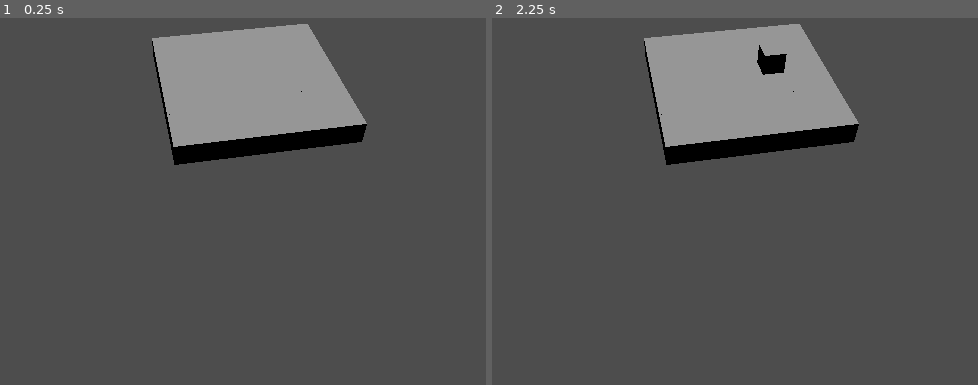
Above: before the commit, frames 1-2 (left to right).
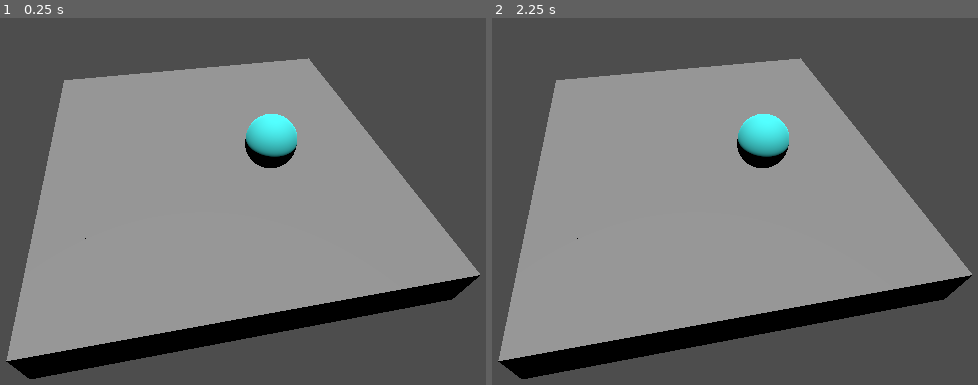
Above: after the commit, the same moments.

Repository: NoLivesRemaining/Sheep-Sling
Game: Godot game, scene res://Scenes/game.tscn
Two runs of this game, one before a commit and one after it. Both use one fixed random seed, a clock stepped at 60 frames per second and the inputs below.
Inputs (mouse positions are in pixels of both pictures, inside the frame that each line leads up to):
- Up to frame 1 (0.25 s): no input
- Up to frame 2 (2.25 s): tap Enter at 0.5, 2 s; move the mouse to (871, 142) at 0.52 s; click (871, 142) at 0.67 s; tap Space at 1.25 s; move the mouse to (535, 186) at 1.27 s; click (535, 186) at 1.42 s; move the mouse to (778, 65) at 2.02 s; click (778, 65) at 2.17 s

The runs differ from the first frame. In frame 1, 54% of the frame differs, in the area x 1-99%, y 1-99%; in frame 2, 54%.

Commit message:
Added and fixed tile selection

Diff:
--- a/Bouncy World/Scenes/game.tscn
+++ b/Bouncy World/Scenes/game.tscn
@@ -1,18 +1,18 @@
-[gd_scene load_steps=3 format=3 uid="uid://bo3ye33dg27kd"]
+[gd_scene load_steps=4 format=3 uid="uid://bo3ye33dg27kd"]
 
 [ext_resource type="PackedScene" uid="uid://dtu0r5vfh2cgj" path="res://Scenes/tile.tscn" id="1_sn8an"]
+[ext_resource type="PackedScene" uid="uid://bd61do5fi5nl5" path="res://Scenes/sheep.tscn" id="2_qt46k"]
 
 [sub_resource type="NavigationMesh" id="NavigationMesh_8kohq"]
-vertices = PackedVector3Array(-6, 0.7, 1, -6, 0.7, 8, 1, 0.7, 8, 1, 0.7, 1)
+vertices = PackedVector3Array(-6, 1, 1, -6, 1, 8, 1, 1, 8, 1, 1, 1)
 polygons = [PackedInt32Array(3, 2, 0), PackedInt32Array(0, 2, 1)]
-cell_height = 0.1
 agent_max_climb = 0.1
 
 [node name="Game" type="Node3D"]
 
 [node name="Camera3D" type="Camera3D" parent="."]
-transform = Transform3D(0.173648, -0.696364, 0.696364, 0, 0.707107, 0.707107, -0.984808, -0.122788, 0.122788, 17, 15, 10)
-fov = 45.0
+transform = Transform3D(0.173648, -0.696364, 0.696364, 0, 0.707107, 0.707107, -0.984808, -0.122788, 0.122788, 3.5884, 6.24163, 5.85842)
+fov = 65.8
 
 [node name="DirectionalLight3D" type="DirectionalLight3D" parent="."]
 transform = Transform3D(1, 0, 0, 0, -4.37114e-08, 1, 0, -1, -4.37114e-08, 0, 2.92746, 0)
@@ -213,3 +213,6 @@
 
 [node name="Tile64" parent="Tiles/NavigationRegion3D" instance=ExtResource("1_sn8an")]
 transform = Transform3D(1, 0, 0, 0, 1, 0, 0, 0, 1, -5, 0, 1)
+
+[node name="Sheep" parent="." instance=ExtResource("2_qt46k")]
+transform = Transform3D(1, 0, 0, 0, 1, 0, 0, 0, 1, -1.29368, 1.72875, 3.66724)
--- a/Bouncy World/Scenes/sheep.tscn
+++ b/Bouncy World/Scenes/sheep.tscn
@@ -1,6 +1,6 @@
 [gd_scene load_steps=5 format=3 uid="uid://bd61do5fi5nl5"]
 
-[ext_resource type="Script" path="res://Scenes/sheepMovement.gd" id="1_gm2r2"]
+[ext_resource type="Script" path="res://Scripts/SheepMovement.gd" id="1_gm2r2"]
 
 [sub_resource type="StandardMaterial3D" id="StandardMaterial3D_vxaql"]
 albedo_color = Color(0.301961, 1, 1, 1)
--- a/Bouncy World/Scenes/sheepMovement.gd
+++ /dev/null
@@ -1,38 +0,0 @@
-extends CharacterBody3D
-
-const speed = 3
-
-@onready var nav_Agent = $NavigationAgent3D
-
-func _physics_process(delta):
-	var current_location = global_transform.origin
-	var next_location = nav_Agent.get_next_location()
-	var new_velocity = (next_location - current_location).normalized() * speed
-
-	nav_Agent.set_velocity(new_velocity)
-
-func _on_navigation_agent_3d_velocity_computed(safe_velocity):
-	velocity = velocity.move_toward(safe_velocity, .25)
-	move_and_slide()
-
-func get_random_pos_in_sphere(radius : float) -> Vector3:
-	var x1 = randf_range (-1, 1)
-	var x2 = randf_range (-1, 1)
-
-	while x1*x1 + x2*x2 >= 1:
-		x1 = randf_range (-1, 1)
-		x2 = randf_range (-1, 1)
-
-	var random_pos_on_unit_sphere = Vector3 (
-		2 * x1 * sqrt(1 - x1*x1 - x2*x2),
-		2 * x2 * sqrt(1 - x1*x1 - x2*x2),
-		1 - 2 * (x1*x1 + x2*x2))
-
-	return random_pos_on_unit_sphere * randf_range(0, radius)
-
-func update_target_location(target_location):
-	nav_Agent.set_targer_location(target_location)
-
-func _on_navigation_agent_3d_target_reached():
-	await get_tree().create_timer(5).timeout
-	update_target_location(get_random_pos_in_sphere(5))
--- a/Bouncy World/Scenes/tile.tscn
+++ b/Bouncy World/Scenes/tile.tscn
@@ -1,11 +1,11 @@
 [gd_scene load_steps=3 format=3 uid="uid://dtu0r5vfh2cgj"]
 
-[ext_resource type="Script" path="res://Scripts/tileselect.gd" id="1_cfon2"]
+[ext_resource type="Script" path="res://Scripts/TileSelect.gd" id="1_4am2o"]
 
 [sub_resource type="BoxShape3D" id="BoxShape3D_m2ttd"]
 
 [node name="Tile" type="Node3D"]
-script = ExtResource("1_cfon2")
+script = ExtResource("1_4am2o")
 
 [node name="CSGBox3D" type="CSGBox3D" parent="."]
 
--- /dev/null
+++ b/Bouncy World/Scripts/SheepMovement.gd
@@ -0,0 +1,59 @@
+extends CharacterBody3D
+
+const speed = 3
+var isPickedUp = false
+var prev_mouse_position
+var next_mouse_position
+
+var gravity = ProjectSettings.get_setting("physics/3d/default_gravity")
+
+@onready var nav_Agent = $NavigationAgent3D
+
+func _on_collision_shape_3d_input_event(camera, event, position, normal, shape_idx):
+	if event is InputEventMouseButton:
+		if event.button_index == MOUSE_BUTTON_LEFT and event.pressed == true:
+			isPickedUp = true
+
+func released():
+	isPickedUp = false
+
+func _physics_process(delta):
+	if(isPickedUp == true):
+		next_mouse_position = get_viewport().get_mouse_position()
+		Transform3D((next_mouse_position - prev_mouse_position) * 0.1 * delta)
+		prev_mouse_position = next_mouse_position
+	else:
+		velocity.y += gravity * delta
+
+		var current_location = global_transform.origin
+		var next_location = nav_Agent.get_next_path_position()
+		var new_velocity = (next_location - current_location).normalized() * speed
+
+		nav_Agent.set_velocity(new_velocity)
+
+func _on_navigation_agent_3d_velocity_computed(safe_velocity):
+	velocity = velocity.move_toward(safe_velocity, .25)
+	move_and_slide()
+
+func get_random_pos_in_sphere(radius : float) -> Vector3:
+	var x1 = randf_range (-1, 1)
+	var x2 = randf_range (-1, 1)
+
+	while x1*x1 + x2*x2 >= 1:
+		x1 = randf_range (-1, 1)
+		x2 = randf_range (-1, 1)
+
+	var random_pos_on_unit_sphere = Vector3 (
+		2 * x1 * sqrt(1 - x1*x1 - x2*x2),
+		2 * x2 * sqrt(1 - x1*x1 - x2*x2),
+		1 - 2 * (x1*x1 + x2*x2))
+
+	return random_pos_on_unit_sphere * randf_range(0, radius)
+
+func update_target_location(target_location):
+	nav_Agent.set_targer_location(target_location)
+
+func _on_navigation_agent_3d_target_reached():
+	await get_tree().create_timer(5).timeout
+	if(isPickedUp == false):
+		update_target_location(get_random_pos_in_sphere(5))
--- a/Bouncy World/Scripts/tileselect.gd
+++ b/Bouncy World/Scripts/tileselect.gd
@@ -1,12 +1,27 @@
 extends Node3D
 
-var Y_starting_position = global_position.y
+var isPickedUp = false
+var starting_position
+var prev_mouse_position
+var next_mouse_position
 
 func _on_area_3d_input_event(camera, event, position, normal, shape_idx):
 	if event is InputEventMouseButton:
 		if event.button_index == MOUSE_BUTTON_LEFT and event.pressed == true:
-			global_position.y += 1
-			print("Pressed Left!", Y_starting_position, global_position.y)
-		if event.button_index == MOUSE_BUTTON_LEFT and event.pressed == false:
-			global_position.y = Y_starting_position
-			print("Released Left!")
+			isPickedUp = true
+			prev_mouse_position = get_viewport().get_mouse_position()
+
+func _input(event):
+	if event is InputEventMouseButton and event.is_released():
+		isPickedUp = false
+
+func _ready():
+	starting_position = position.y
+
+func _process(delta):
+	if(isPickedUp == true):
+		next_mouse_position = get_viewport().get_mouse_position()
+		position.y = (-(next_mouse_position.y - prev_mouse_position.y) * delta)
+		prev_mouse_position = next_mouse_position
+	else:
+		position.y = starting_position * delta
